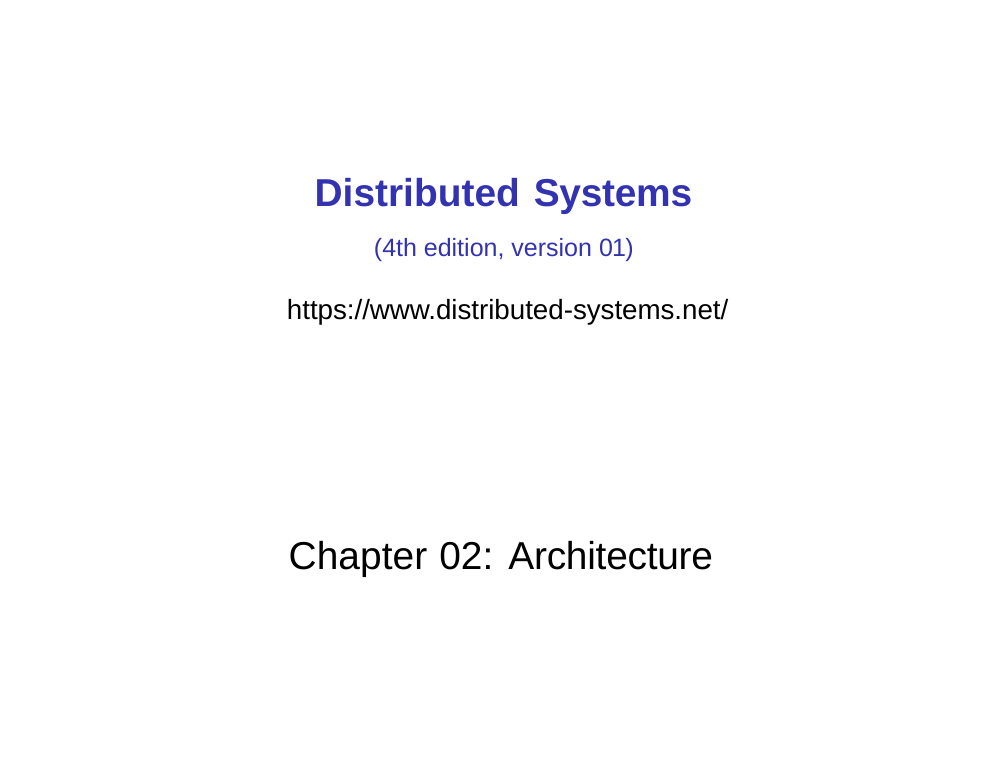
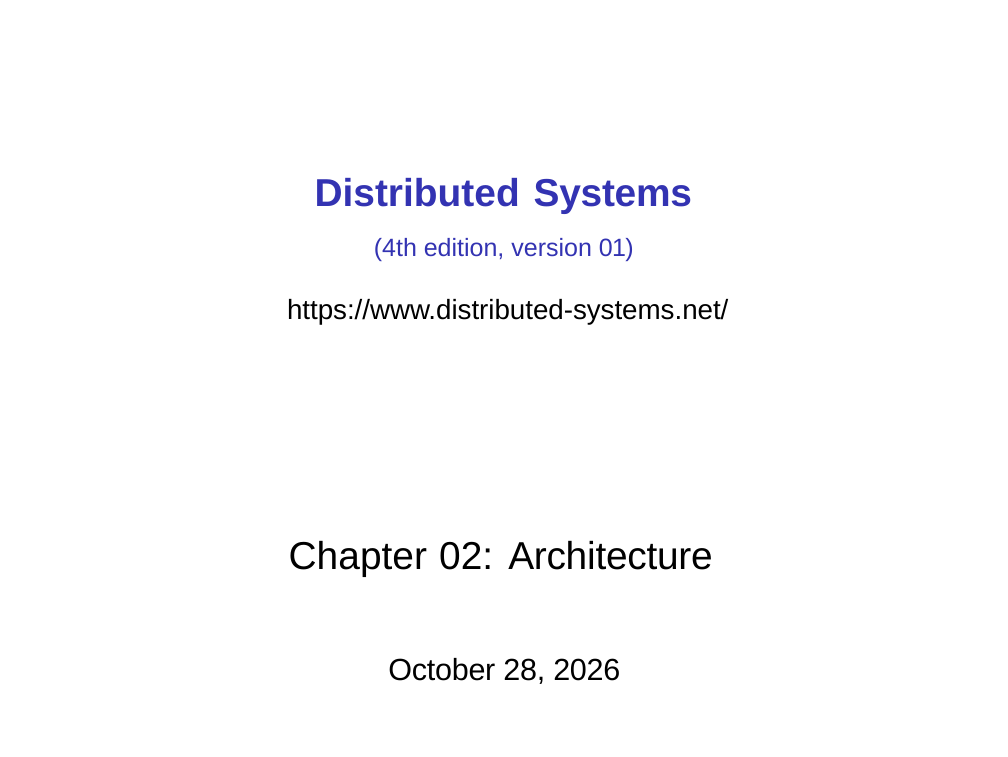
Before and after one commit to UVADS/distributed_computing, a slide deck: slide 1 of 08_aws_services/cloud_compute_architecture_reminder.pptx. Drawn at 1008x757 pixels with LibreOffice and Linux fonts; fonts in the diff are those of the drawing. Boxes give left, top, right and bottom in pixels: in the first picture for what was removed or moved away, otherwise in the second. Text is boxed around its words. In the diff, an @@ line names an element or a change of style, - is before the commit and + after.

```diff
--- a/08_aws_services/cloud_compute_architecture_reminder.pptx
+++ b/08_aws_services/cloud_compute_architecture_reminder.pptx
@@ text added at (388, 658, 620, 684), 11 pt, text #000000 @@
+October 28, 2026
```
Also in this commit, not shown: 1 other slide changed, 6 slides added, 2 other files.
